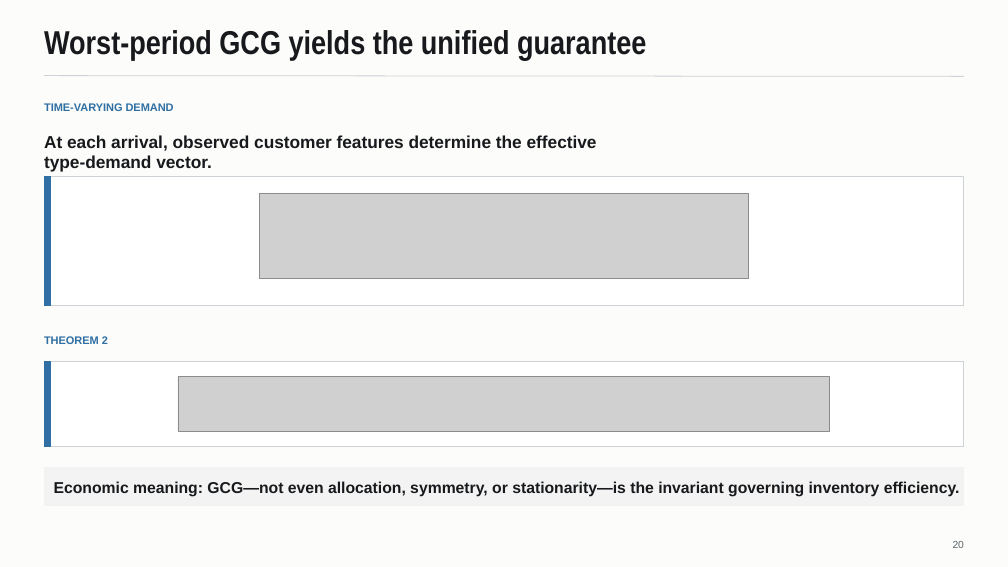
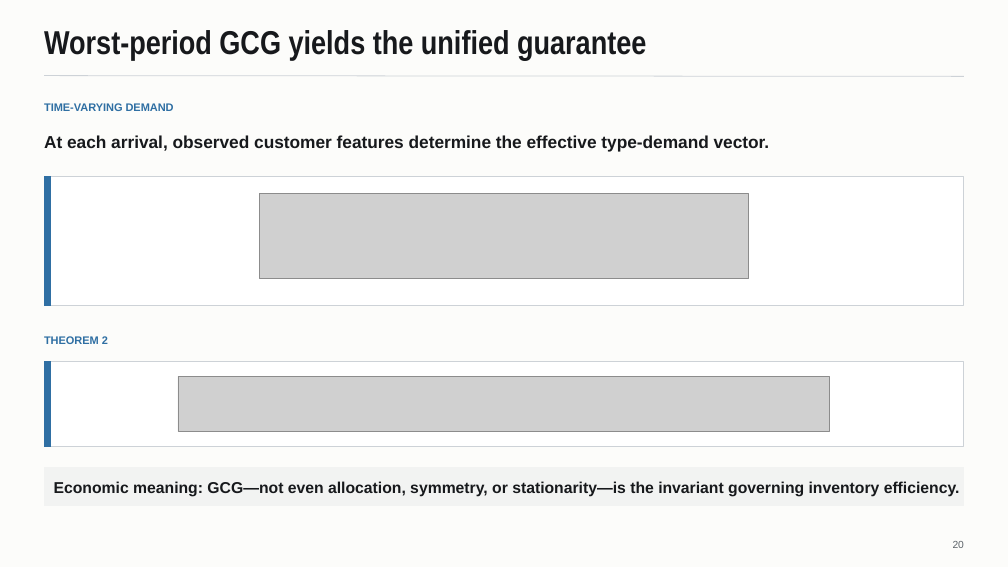
Before and after one commit to LiuJie6010/LiuJie6010.github.io, a slide deck: slide 20 of files/Opaque-Selling-Conference-Slides.pptx. Drawn at 1008x567 pixels with LibreOffice and Linux fonts; fonts in the diff are those of the drawing; grey boxes stand for pictures. Boxes give left, top, right and bottom in pixels: in the first picture for what was removed or moved away, otherwise in the second. Text is boxed around its words. In the diff, an @@ line names an element or a change of style, - is before the commit and + after.

```diff
--- a/files/Opaque-Selling-Conference-Slides.pptx
+++ b/files/Opaque-Selling-Conference-Slides.pptx
@@ rectangle: place and size @@
-rectangle at bbox=[39, 119, 638, 166]
+rectangle at bbox=[39, 119, 625, 166]
@@ text "At each arrival, observed customer ..." rewrapped from bbox=[44, 135, 597, 172] to bbox=[44, 135, 770, 151] @@
```
Also in this commit, not shown: 4 other slides changed.
